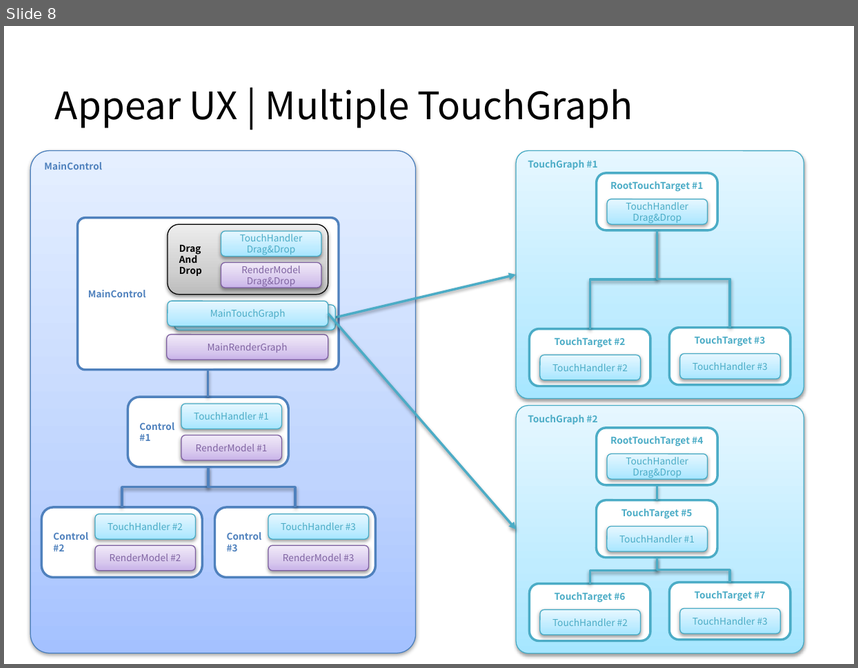
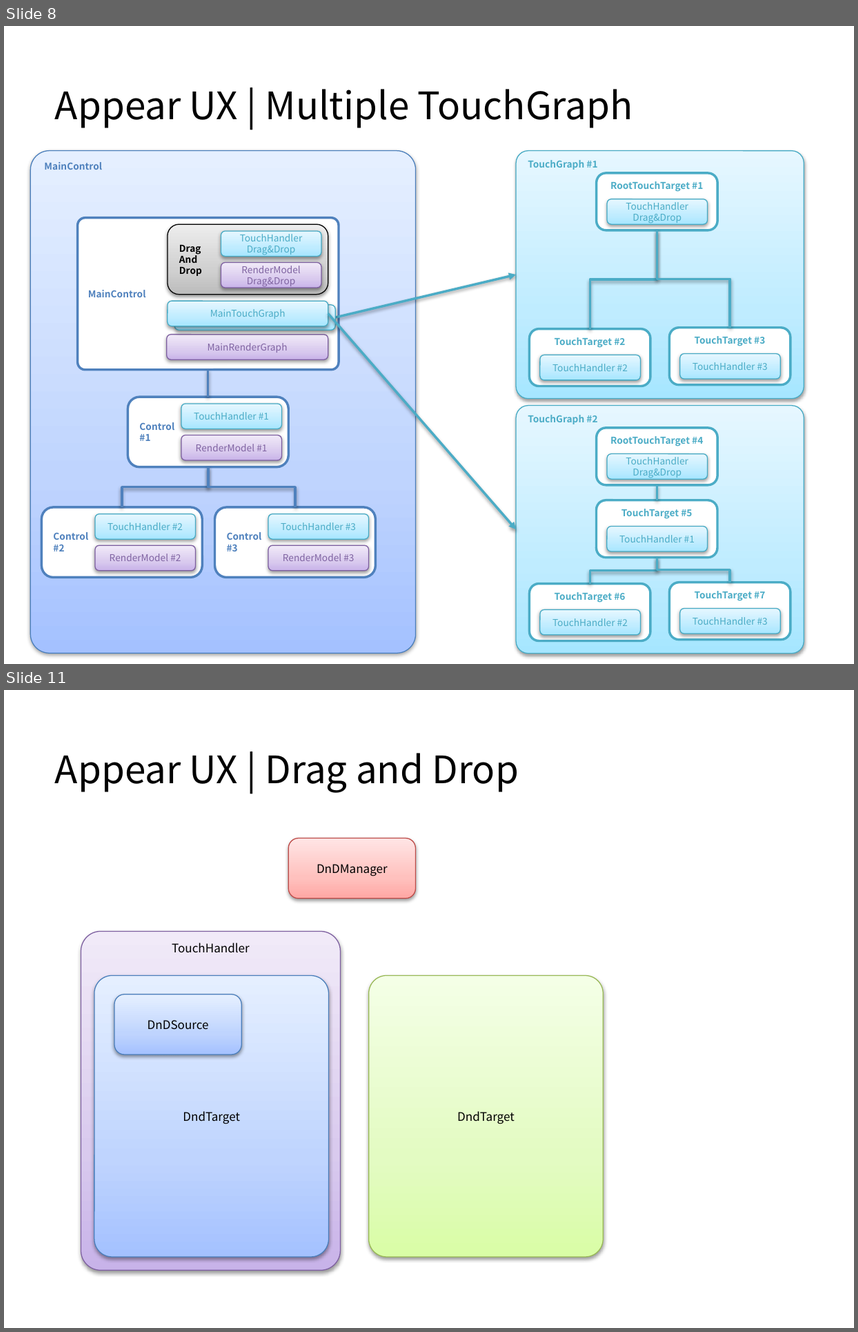
Before and after one commit to Raftel/Storygraph, a slide deck: Storygraph/docs/Appear UX + Storygraph.pptx. Shown one above the other, each under a label of ours: slide 8 before the commit, slides 8 and 11 after it; the slides between them are not shown. The pictures are 858x668 and 858x1332 pixels, drawn with LibreOffice and Linux fonts; fonts in the diff are those of the drawing. Boxes give left, top, right and bottom in pixels: in the first picture for what was removed or moved away, otherwise in the second. Text is boxed around its words. In the diff, an @@ line names an element or a change of style, - is before the commit and + after.

Commit message:
Gesture 및 Drag and Drop 컨셉관련 문서 추가.

```diff
--- a/Storygraph/docs/Appear UX + Storygraph.pptx
+++ b/Storygraph/docs/Appear UX + Storygraph.pptx
@@ slide 11 added at <box>4,690,854,1328</box>, background #FFFFFF @@
@@ title added at <box>55,753,519,793</box>, 32 pt, text #000000 @@
+Appear UX | Drag and Drop
@@ rounded rectangle added at <box>289,838,417,898</box>, fill gradient #FFA6A5 to #FFC0BF to #FFE7E7, outline #BF4C48 0.75 pt, 10 pt, text #000000 @@
+DnDManager
@@ rounded rectangle added at <box>81,931,341,1270</box>, fill gradient #C9B5E8 to #D8CBEE to #F0EAF9, outline #7D60A0 0.75 pt, 10 pt, text #000000 @@
+TouchHandler
@@ rounded rectangle added at <box>94,976,329,1257</box>, fill gradient #A4C4FF to #BFD4FF to #E6EEFF, outline #4B7EBC 0.75 pt, 10 pt, text #000000 @@
+DndTarget
@@ rounded rectangle added at <box>369,976,604,1257</box>, fill gradient #DAFDA7 to #E4FCC2 to #F5FFE7, outline #98B955 0.75 pt, 10 pt, text #000000 @@
+DndTarget
@@ rounded rectangle added at <box>114,994,242,1055</box>, fill gradient #A4C4FF to #BFD4FF to #E6EEFF, outline #4B7EBC 0.75 pt, 10 pt, text #000000 @@
+DnDSource
```
Also in this commit, not shown: 2 slides changed, 9 other slides added.
